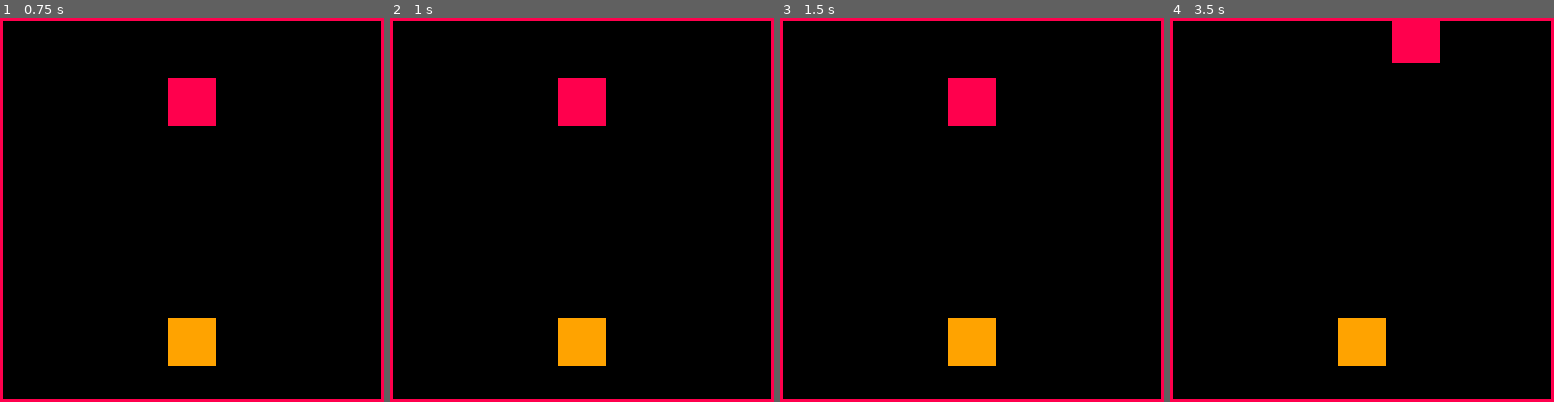
Above: before the commit, frames 1-4 (left to right).
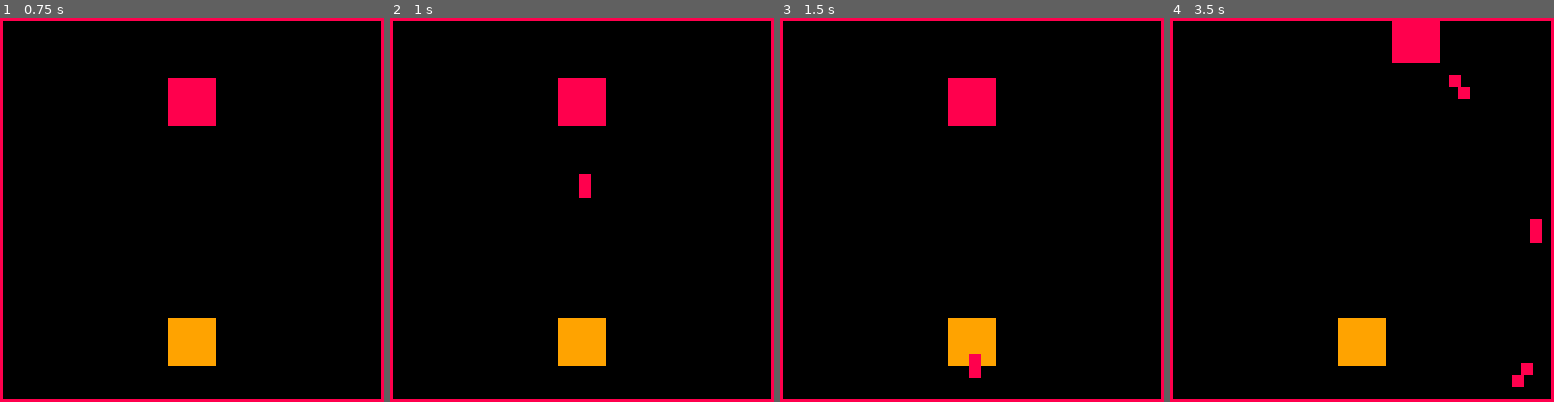
Above: after the commit, the same moments.

Repository: egitelma/pico_radio
Game: PICO-8 cartridge radio.p8
The game is run twice, just before and just after one commit, with the same random seed, the same clock (stepped at 60 frames per second) and the same inputs.
Inputs:
- Up to frame 1 (0.75 s): tap O (Z key) at 0.7 s
- Up to frame 2 (1 s): no input
- Up to frame 3 (1.5 s): no input
- Up to frame 4 (3.5 s): hold Right 1.6-2.1 s; tap O (Z key) every 0.4 s from 1.7 to 3.3 s; hold Up 2.15-2.42 s; hold Right 2.47-3.03 s; hold Left from 3.08 s (still down)

Frame 1 is identical in both runs. In frame 2, 0.2% of the frame differs, in the area x 49-53%, y 40-47%; in frame 3, 0.2%; in frame 4, 0.6%, in the area x 72-97%, y 14-97%.

Commit message:
waves go down and stuff

Diff:
--- a/radio.p8
+++ b/radio.p8
@@ -24,6 +24,8 @@
     maxY = 127
 }
 
+local lineList = {}
+
 function updatePlayerPos()
     if btn(0) and playerOne.x > playerOne.minX then playerOne.x -= playerOne.speed end
     if btn(1) and playerOne.x < playerOne.maxX - playerOne.size then playerOne.x += playerOne.speed end
@@ -33,6 +35,8 @@
     if btn(1, 1) and playerTwo.x < playerTwo.maxX - playerTwo.size then playerTwo.x += playerTwo.speed end
     if btn(2, 1) and playerTwo.y > playerTwo.minY then playerTwo.y -= playerTwo.speed end
     if btn(3, 1) and playerTwo.y < playerTwo.maxY - playerTwo.size then playerTwo.y += playerTwo.speed end
+    --printh("playerOne x: " .. playerOne.x .. " y: " .. playerOne.y)
+    --printh("playerTwo x: " .. playerTwo.x .. " y: " .. playerTwo.y)
 end
 
 function drawPlayer()
@@ -44,14 +48,42 @@
     rect(0, 0, 127, 127, 8)
 end
 
+function createLine() -- draw a red box that gts added to the lineList
+    if btn(4) then
+        local line = {
+            x = playerOne.x + playerOne.size / 2,
+            y = playerOne.y,
+            size = 3
+        }
+        add(lineList, line)
+        --printh("lineList size: " .. #lineList)
+    end
+end
+
+function updateLinePos()
+    for i = 1, #lineList do
+        lineList[i].y += 4 --wave move speed
+        --printh("linelist index " .. i .. " x: " .. lineList[i].x .. " y: " .. lineList[i].y)
+    end
+end
+
+function drawLines()
+    for i = 1, #lineList do
+        rectfill(lineList[i].x, lineList[i].y, lineList[i].x + lineList[i].size, lineList[i].y + lineList[i].size, 8)
+    end
+end
+
 function _update()
     updatePlayerPos()
+    createLine()
+    updateLinePos()
 end
 
 function _draw()
     cls()
     drawBorders()
     drawPlayer()
+    drawLines()
 end
 
 __gfx__
